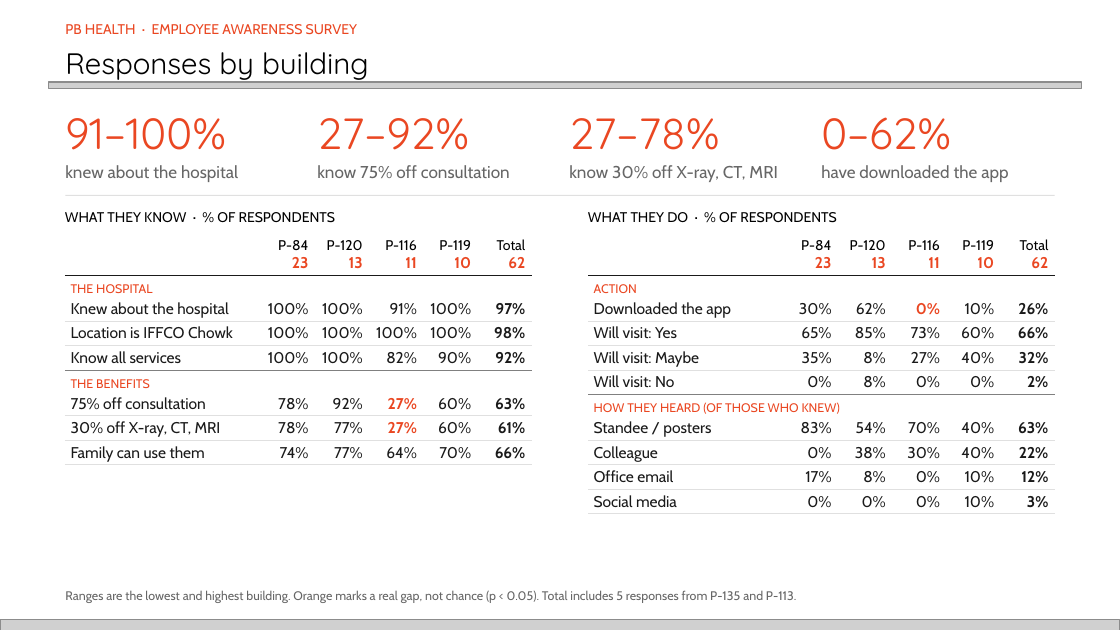
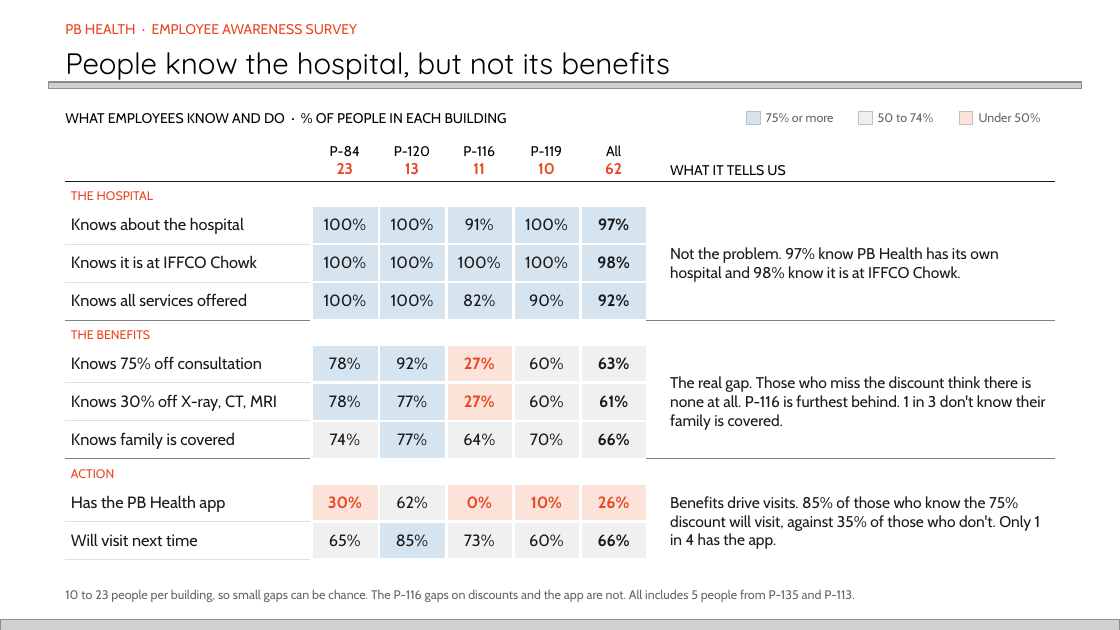
Before and after one commit to theaabhasagrawal/PBH, a slide deck: slide 2 of survey/PB_Health_Survey_Slides.pptx. Drawn at 1120x630 pixels with LibreOffice and Linux fonts; fonts in the diff are those of the drawing; grey boxes stand for pictures. Boxes give left, top, right and bottom in pixels: in the first picture for what was removed or moved away, otherwise in the second. Text is boxed around its words. In the diff, an @@ line names an element or a change of style, - is before the commit and + after.

```diff
--- a/survey/PB_Health_Survey_Slides.pptx
+++ b/survey/PB_Health_Survey_Slides.pptx
@@ text at [65,52,670,83]: text changed @@
-Responses by building
+People know the hospital, but not its benefits
@@ text at [65,113,507,124]: text changed @@
-WHAT THEY KNOW · % OF RESPONDENTS
+WHAT EMPLOYEES KNOW AND DO · % OF PEOPLE IN EACH BUILDING
@@ text removed at [65,118,226,150] @@
-91–100%
@@ text removed at [317,118,469,150] @@
-27–92%
@@ text removed at [569,118,719,150] @@
-27–78%
@@ rectangle added at [747,111,760,124], fill #D6E4F0, outline #BFBFBF 0.5 pt @@
@@ text added at [766,113,834,122], 8 pt, text #666666 @@
+75% or more
@@ text removed at [821,117,951,150] @@
-0–62%
@@ rectangle added at [859,111,872,124], fill #F0F0F0, outline #BFBFBF 0.5 pt @@
@@ text added at [878,113,933,122], 8 pt, text #666666 @@
+50 to 74%
@@ rectangle added at [960,111,973,124], fill #FCE3DA, outline #BFBFBF 0.5 pt @@
@@ text added at [979,113,1040,122], 8 pt, text #666666 @@
+Under 50%
@@ table at [65,134,1054,560] @@
- | P-84 / 23 | P-120 / 13 | P-116 / 11 | P-119 / 10 | Total / 62
-THE HOSPITAL |  |  |  |  | 
-Knew about the hospital | 100% | 100% | 91% | 100% | 97%
-Location is IFFCO Chowk | 100% | 100% | 100% | 100% | 98%
-Know all services | 100% | 100% | 82% | 90% | 92%
-THE BENEFITS |  |  |  |  | 
-75% off consultation | 78% | 92% | 27% | 60% | 63%
-30% off X-ray, CT, MRI | 78% | 77% | 27% | 60% | 61%
-Family can use them | 74% | 77% | 64% | 70% | 66%
+ | P-84 / 23 | P-120 / 13 | P-116 / 11 | P-119 / 10 | All / 62 | WHAT IT TELLS US
+THE HOSPITAL |  |  |  |  |  | 
+Knows about the hospital | 100% | 100% | 91% | 100% | 97% | Not the problem. 97% know PB Health has its own hospital and 98% know it is at IFFCO Chowk.
+Knows it is at IFFCO Chowk | 100% | 100% | 100% | 100% | 98% | 
+Knows all services offered | 100% | 100% | 82% | 90% | 92% | 
+THE BENEFITS |  |  |  |  |  | 
+Knows 75% off consultation | 78% | 92% | 27% | 60% | 63% | The real gap. Those who miss the discount think there is none at all. P-116 is furthest behind. 1 in 3 don't know their family is covered.
+Knows 30% off X-ray, CT, MRI | 78% | 77% | 27% | 60% | 61% | 
+Knows family is covered | 74% | 77% | 64% | 70% | 66% | 
+ACTION |  |  |  |  |  | 
+Has the PB Health app | 30% | 62% | 0% | 10% | 26% | Benefits drive visits. 85% of those who know the 75% discount will visit, against 35% of those who don't. Only 1 in 4 has the app.
+Will visit next time | 65% | 85% | 73% | 60% | 66% | 
@@ table: place and size @@
-table at [65,231,530,466]
+table at [65,134,1054,560]
@@ text removed at [65,165,238,182] @@
-knew about the hospital
@@ text removed at [317,165,510,178] @@
-know 75% off consultation
@@ text removed at [569,165,778,182] @@
-know 30% off X-ray, CT, MRI
@@ text removed at [821,165,1008,182] @@
-have downloaded the app
@@ rectangle removed at [65,195,1054,196] @@
@@ text removed at [588,212,837,223] @@
-WHAT THEY DO · % OF RESPONDENTS
@@ table removed at [588,231,1053,512], 11 rows, 6 columns @@
- | P-84 / 23 | P-120 / 13 | P-116 / 11 | P-119 / 10 | Total / 62
-ACTION |  |  |  |  | 
-Downloaded the app | 30% | 62% | 0% | 10% | 26%
-Will visit: Yes | 65% | 85% | 73% | 60% | 66%
-Will visit: Maybe | 35% | 8% | 27% | 40% | 32%
-Will visit: No | 0% | 8% | 0% | 0% | 2%
-HOW THEY HEARD (OF THOSE WHO KNEW) |  |  |  |  | 
-Standee / posters | 83% | 54% | 70% | 40% | 63%
-Colleague | 0% | 38% | 30% | 40% | 22%
-Office email | 17% | 8% | 0% | 10% | 12%
-Social media | 0% | 0% | 0% | 10% | 3%
@@ text at [65,589,854,602]: text changed @@
-Ranges are the lowest and highest building. Orange marks a real gap, not chance (p < 0.05). Total includes 5 responses from P-135 and P-113.
+10 to 23 people per building, so small gaps can be chance. The P-116 gaps on discounts and the app are not. All includes 5 people from P-135 and P-113.
```
Also in this commit, not shown: 1 other slide changed.
